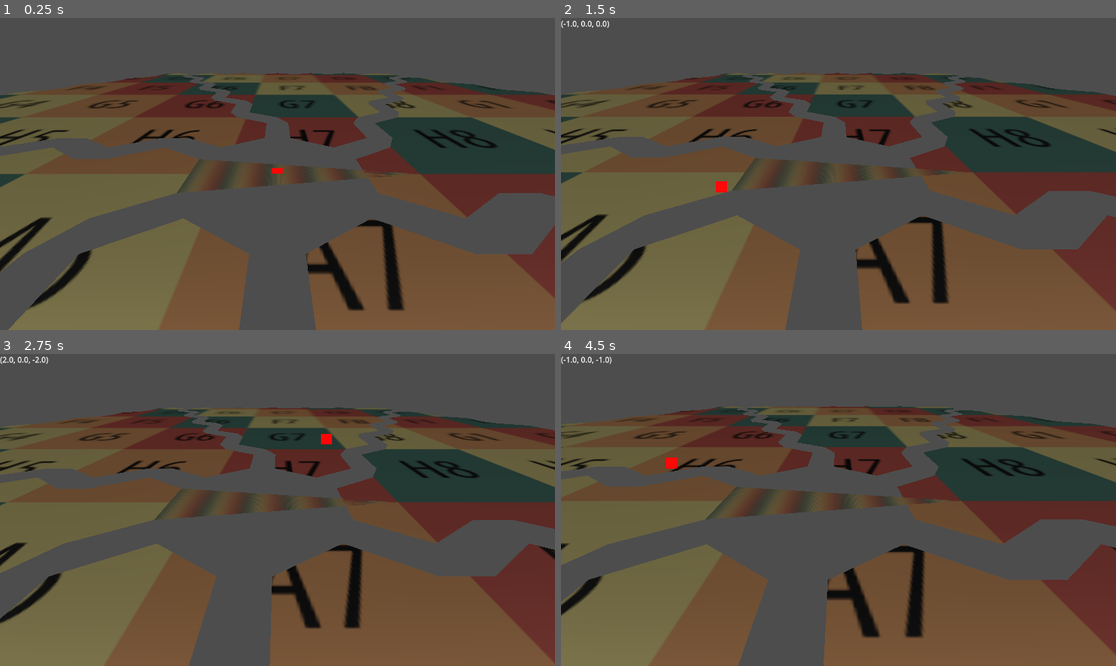
Above: before the commit, frames 1-4 (two rows, left to right).
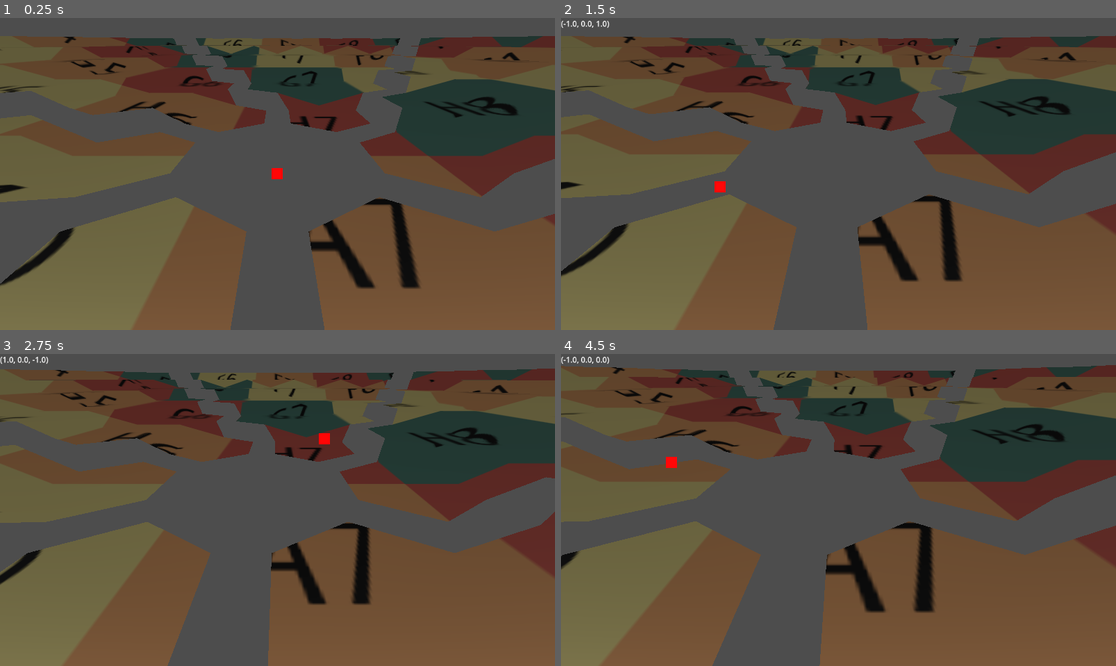
Above: after the commit, the same moments.

Repository: Deathlymad/basin_game
Game: Godot game, scene res://scenes/MainScene/MainScene.tscn
Same seed, same stepped clock (60 frames per second), same inputs: the game is played once before the commit and once after it.
Inputs (mouse positions are in pixels of both pictures, inside the frame that each line leads up to):
- Up to frame 1 (0.25 s): no input
- Up to frame 2 (1.5 s): tap Enter at 0.5 s; move the mouse to (960, 158) at 0.52 s; hold D (right) 0.53-1.28 s; hold Middle mouse button (Middle_Click) 0.53-1.28 s; tap Space at 1.25 s; move the mouse to (727, 189) at 1.27 s; hold Down (backward) from 1.28 s (still down); right-click (727, 189) at 1.35 s
- Up to frame 3 (2.75 s): move the mouse to (333, 441) at 2.02 s; release Down (backward) at 2.03 s; hold D (right) from 2.03 s (still down); hold Mouse wheel up (ZoomIn) from 2.03 s (still down)
- Up to frame 4 (4.5 s): move the mouse to (810, 572) at 2.77 s; release D (right) at 2.78 s; release Mouse wheel up (ZoomIn) at 2.78 s; hold Shift (SpeedUp) 2.78-3.53 s; tap Mouse wheel down (ZoomOut) at 2.85 s; tap Enter at 3.5 s; move the mouse to (1005, 556) at 3.52 s; hold Middle mouse button (Middle_Click) 3.53-4.28 s; hold A (left) from 3.53 s (still down); tap Space at 4.25 s; move the mouse to (672, 463) at 4.27 s; right-click (672, 463) at 4.35 s

The runs differ from the first frame. In frame 1, 47% of the frame differs, in the area x 0-100%, y 5-100%; in frame 2, 47%; in frame 3, 47%; in frame 4, 48%, in the area x 0-100%, y 0-100%.

Commit message:
added height again

Diff:
--- a/scenes/HexGridScene/hex_grid_scene.gd
+++ b/scenes/HexGridScene/hex_grid_scene.gd
@@ -37,6 +37,7 @@
 	for i in range(size):
 		var hex = Hexagon.new()
 		hex.hex_position = start_pos.duplicate()
+		hex.height = hex.hex_position.distance_to(HexHelper.HexCoordinate.new(0,0,0))
 		if(last_major_hex != null):
 			hex.add_neighbor(last_major_hex)
 			hex.add_neighbor(hexagons[len(hexagons) - (size - i - 1) - 1])
@@ -49,6 +50,7 @@
 		for j in range(size - i - 1):
 			hex = Hexagon.new()
 			hex.hex_position = step_pos.duplicate()
+			hex.height = hex.hex_position.distance_to(HexHelper.HexCoordinate.new(0,0,0))
 			hex.add_neighbor(last_minor_hex)
 			if (size - (i - 1)) <= len(hexagons):
 				hex.add_neighbor(hexagons[len(hexagons) - (size - (i - 1))])
@@ -118,13 +120,14 @@
 
 func generate_chunk_border_in_dir(arrays, direction:HexHelper.HexDirection):
 	var start_pos = HexHelper.HexCoordinate.new(0, 0, 0)
-	var dir = HexHelper.get_opposite_hex_direction(direction)
+	start_pos = start_pos.step_in_dir(direction)
+	var dir = HexHelper.get_opposite_hex_direction(HexHelper.get_next_hex_direction(direction))
 
 	var pos = start_pos.step_in_dir(dir)
 	for j in range(size):
 		if direction == HexHelper.HexDirection.NE:
+			arrays[Mesh.ARRAY_INDEX].append(len(arrays[Mesh.ARRAY_VERTEX]) + 1)
 			arrays[Mesh.ARRAY_INDEX].append(len(arrays[Mesh.ARRAY_VERTEX]))
-			arrays[Mesh.ARRAY_INDEX].append(len(arrays[Mesh.ARRAY_VERTEX]) + 1)
 			arrays[Mesh.ARRAY_INDEX].append(0)
 
 			arrays[Mesh.ARRAY_VERTEX].append(pos.to_carthesian() + Vector3( HexHelper.INNER_RADIUS * HexHelper.SOLID_RADIUS, 0,  0.5 * HexHelper.OUTER_RADIUS * HexHelper.SOLID_RADIUS))
--- a/scenes/HexScene/hexagon.gd
+++ b/scenes/HexScene/hexagon.gd
@@ -24,14 +24,14 @@
 func _update_mesh(uv_ratio : Vector2, uv_offset : Vector2, coord_offset : Vector3 = Vector3.ZERO, idx_offset : int = 0):
 	var pts : Array[Vector3] = []
 
-	pts.append(coord_offset) #Center
+	pts.append(coord_offset + Vector3.UP * height) #Center
 
-	pts.append(coord_offset + Vector3(  HexHelper.INNER_RADIUS * HexHelper.SOLID_RADIUS, 0,  0.5 * HexHelper.OUTER_RADIUS * HexHelper.SOLID_RADIUS))
-	pts.append(coord_offset + Vector3(  HexHelper.INNER_RADIUS * HexHelper.SOLID_RADIUS, 0, -0.5 * HexHelper.OUTER_RADIUS * HexHelper.SOLID_RADIUS))
-	pts.append(coord_offset + Vector3(                       0, 0,       -HexHelper.OUTER_RADIUS * HexHelper.SOLID_RADIUS))
-	pts.append(coord_offset + Vector3( -HexHelper.INNER_RADIUS * HexHelper.SOLID_RADIUS, 0, -0.5 * HexHelper.OUTER_RADIUS * HexHelper.SOLID_RADIUS))
-	pts.append(coord_offset + Vector3( -HexHelper.INNER_RADIUS * HexHelper.SOLID_RADIUS, 0,  0.5 * HexHelper.OUTER_RADIUS * HexHelper.SOLID_RADIUS))
-	pts.append(coord_offset + Vector3(                       0, 0,        HexHelper.OUTER_RADIUS * HexHelper.SOLID_RADIUS))
+	pts.append(coord_offset + Vector3(  HexHelper.INNER_RADIUS * HexHelper.SOLID_RADIUS, height,  0.5 * HexHelper.OUTER_RADIUS * HexHelper.SOLID_RADIUS))
+	pts.append(coord_offset + Vector3(  HexHelper.INNER_RADIUS * HexHelper.SOLID_RADIUS, height, -0.5 * HexHelper.OUTER_RADIUS * HexHelper.SOLID_RADIUS))
+	pts.append(coord_offset + Vector3(                       0, height,       -HexHelper.OUTER_RADIUS * HexHelper.SOLID_RADIUS))
+	pts.append(coord_offset + Vector3( -HexHelper.INNER_RADIUS * HexHelper.SOLID_RADIUS, height, -0.5 * HexHelper.OUTER_RADIUS * HexHelper.SOLID_RADIUS))
+	pts.append(coord_offset + Vector3( -HexHelper.INNER_RADIUS * HexHelper.SOLID_RADIUS, height,  0.5 * HexHelper.OUTER_RADIUS * HexHelper.SOLID_RADIUS))
+	pts.append(coord_offset + Vector3(                       0, height,        HexHelper.OUTER_RADIUS * HexHelper.SOLID_RADIUS))
 
 	var idx : Array[int] = []
 
